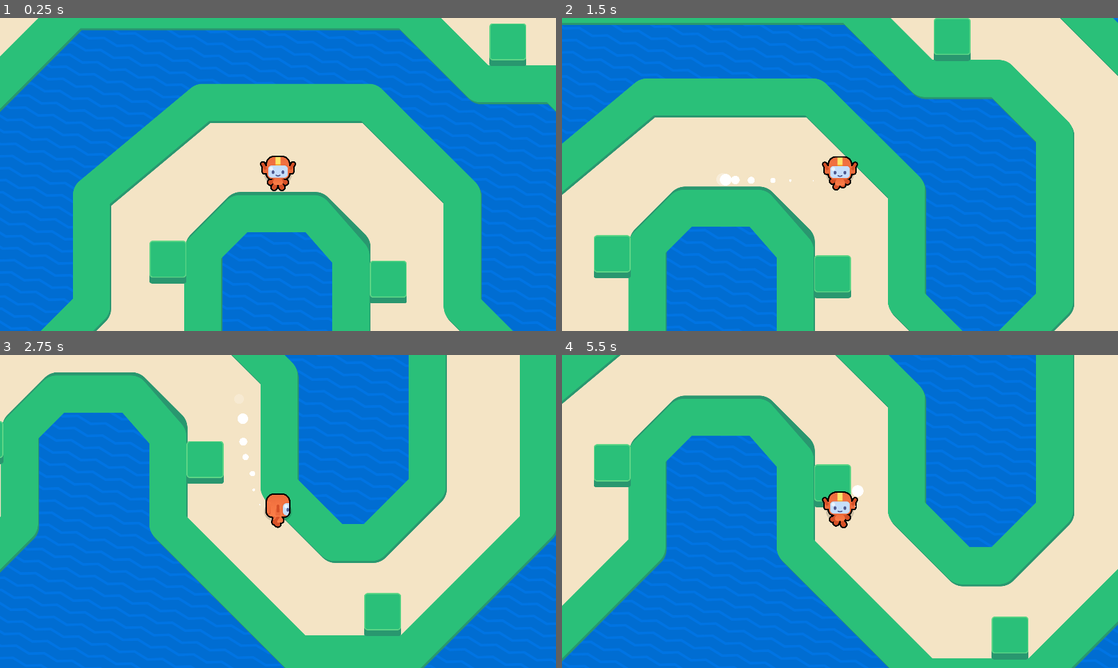
Above: before the commit, frames 1-4 (two rows, left to right).
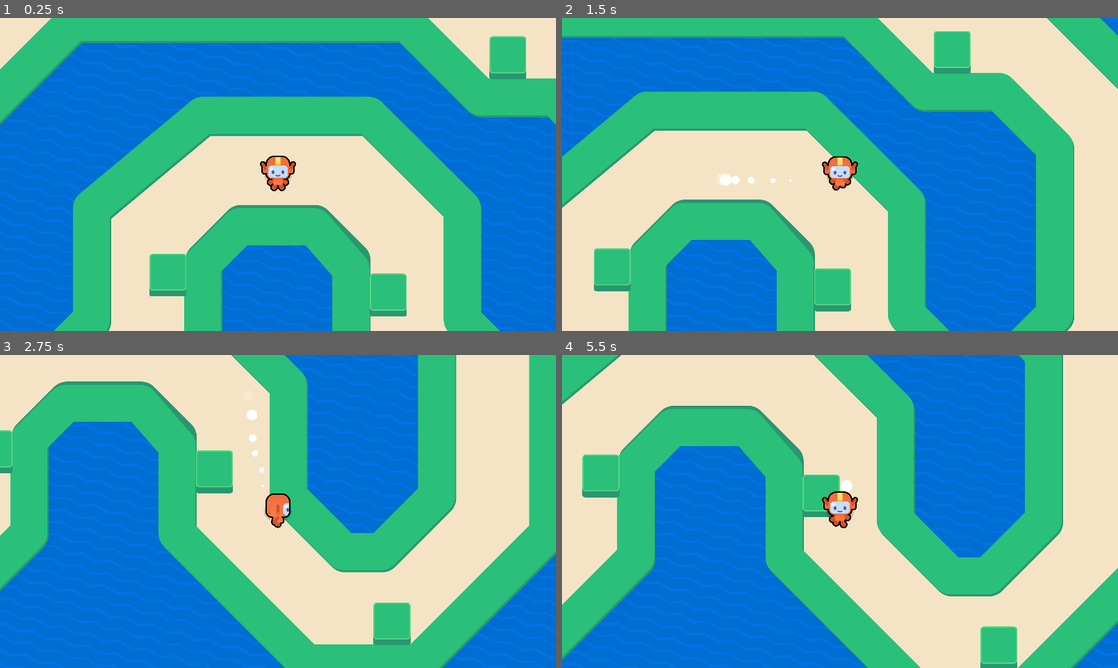
Above: after the commit, the same moments.

Repository: yangying-liu/2D-GameDev-Course-12-
Game: Godot game, scene res://lessons/game.tscn
Two runs of this game, one before a commit and one after it. Both use one fixed random seed, a clock stepped at 60 frames per second and the inputs below.
Inputs (mouse positions are in pixels of both pictures, inside the frame that each line leads up to):
- Up to frame 1 (0.25 s): no input
- Up to frame 2 (1.5 s): tap Enter at 0.5 s; move the mouse to (962, 158) at 0.52 s; hold Right (move_right) 0.53-1.28 s; tap Z at 0.6, 1.35 s; click (962, 158) at 0.67 s; tap Space at 0.77 s; move the mouse to (728, 190) at 1.27 s; hold Down (move_down) from 1.28 s (still down); click (728, 190) at 1.42 s
- Up to frame 3 (2.75 s): tap Space at 1.52 s; move the mouse to (333, 442) at 2.02 s; release Down (move_down) at 2.03 s; hold Right (move_right) from 2.03 s (still down); tap Z at 2.1 s; click (333, 442) at 2.17 s
- Up to frame 4 (5.5 s): move the mouse to (812, 574) at 2.77 s; release Right (move_right) at 2.78 s; hold Up (move_up) 2.78-3.53 s; tap Z every 0.75 s from 2.85 to 5.1 s; click (812, 574) at 2.92 s; tap Space at 3.02, 3.77, 4.52 s; move the mouse to (1006, 558) at 3.52 s; hold Left (move_left) 3.53-5.03 s; click (1006, 558) at 3.67 s; move the mouse to (673, 464) at 4.27 s; click (673, 464) at 4.42 s; move the mouse to (867, 511) at 5.02 s; hold Down (move_down) from 5.03 s (still down); click (867, 511) at 5.17 s

The runs differ from the first frame. In frame 1, 17% of the frame differs, in the area x 0-100%, y 0-100%; in frame 2, 17%; in frame 3, 15%; in frame 4, 17%.

Commit message:
L8 + P1 completed

Diff:
--- /dev/null
+++ b/learn-2d-gamedev-godot-4-0.13.0-macos/M09.top_down_movement_workbook/lessons/game.gd
@@ -0,0 +1,25 @@
+extends Node2D
+
+@onready var finish_line: FinishLine = %FinishLine
+
+func _ready() -> void:
+	finish_line.body_entered.connect(func (body: Node) -> void:
+		if body is not Runner:
+			return
+		var runner := body as Runner
+
+		runner.set_physics_process(false)
+		var destination_position := (
+			finish_line.global_position
+			+ Vector2(0, 64)
+		)
+
+		runner.walk_to(destination_position)
+		runner.walked_to.connect(
+			finish_line.pop_confettis
+		)
+	)
+
+	finish_line.confettis_finished.connect(
+		get_tree().reload_current_scene
+	)
--- a/learn-2d-gamedev-godot-4-0.13.0-macos/M09.top_down_movement_workbook/lessons/game.tscn
+++ b/learn-2d-gamedev-godot-4-0.13.0-macos/M09.top_down_movement_workbook/lessons/game.tscn
@@ -1,20 +1,29 @@
-[gd_scene load_steps=5 format=3 uid="uid://dxvcpjebfolu4"]
+[gd_scene load_steps=7 format=3 uid="uid://dxvcpjebfolu4"]
 
 [ext_resource type="PackedScene" uid="uid://dgrat4mgnal50" path="res://lessons/runner.tscn" id="1_facqx"]
 [ext_resource type="Texture2D" uid="uid://5vl7p0xb7nd8" path="res://assets/circuit_background.png" id="1_jbvxe"]
+[ext_resource type="Script" path="res://lessons/game.gd" id="1_qwg74"]
 [ext_resource type="PackedScene" uid="uid://upfn8bi5jgpw" path="res://lessons/simple_obstacle.tscn" id="2_rx6n3"]
 [ext_resource type="PackedScene" uid="uid://djx45qqndedwh" path="res://lessons/Circuit.tscn" id="4_yeixo"]
+[ext_resource type="PackedScene" uid="uid://xl56q8amb611" path="res://assets/finish_line/finish_line.tscn" id="5_nsspu"]
 
 [node name="Game" type="Node2D"]
 y_sort_enabled = true
+script = ExtResource("1_qwg74")
+
+[node name="Runner" parent="." instance=ExtResource("1_facqx")]
+position = Vector2(2, -60)
+
+[node name="FinishLine" parent="." instance=ExtResource("5_nsspu")]
+unique_name_in_owner = true
+position = Vector2(-1341, -173)
+area_width = 256
 
 [node name="CircuitBackground" type="Sprite2D" parent="."]
 z_index = -1
 position = Vector2(2, -25)
 texture = ExtResource("1_jbvxe")
-
-[node name="Runner" parent="." instance=ExtResource("1_facqx")]
-position = Vector2(2, -60)
+metadata/_edit_lock_ = true
 
 [node name="SimpleObstacle" parent="." instance=ExtResource("2_rx6n3")]
 position = Vector2(996, 749)
--- a/learn-2d-gamedev-godot-4-0.13.0-macos/M09.top_down_movement_workbook/lessons/runner.gd
+++ b/learn-2d-gamedev-godot-4-0.13.0-macos/M09.top_down_movement_workbook/lessons/runner.gd
@@ -1,4 +1,8 @@
+class_name Runner
+
 extends CharacterBody2D
+
+signal walked_to
 
 @export var max_speed := 600.0
 @export var acceleration := 1200.0
@@ -32,3 +36,18 @@
 		dust.emitting = true
 	else:
 		dust.emitting = false
+
+func walk_to(destination_global_position: Vector2) -> void:
+	var direction := global_position.direction_to(destination_global_position)
+	_runner_visual.angle = direction.orthogonal().angle()
+	_runner_visual.animation_name = RunnerVisual.Animations.WALK
+	dust.emitting = true
+	var distance := global_position.distance_to(destination_global_position)
+	var duration :=  distance / (max_speed * 0.2)
+	var tween := create_tween()
+	tween.tween_property(self, "global_position", destination_global_position, duration)
+	tween.finished.connect(func():
+		_runner_visual.animation_name = RunnerVisual.Animations.IDLE
+		dust.emitting = false
+		walked_to.emit()
+	)
--- a/learn-2d-gamedev-godot-4-0.13.0-macos/M09.top_down_movement_workbook/lessons/runner.tscn
+++ b/learn-2d-gamedev-godot-4-0.13.0-macos/M09.top_down_movement_workbook/lessons/runner.tscn
@@ -47,13 +47,15 @@
 
 [node name="Shadow" type="Sprite2D" parent="."]
 modulate = Color(0, 0, 0, 0.156863)
+position = Vector2(0, -58)
 texture = ExtResource("3_67qix")
 
 [node name="CollisionShape2D" type="CollisionShape2D" parent="."]
-position = Vector2(0, 40)
+position = Vector2(0, -18)
 shape = SubResource("CircleShape2D_a532u")
 
 [node name="Camera2D" type="Camera2D" parent="."]
+position = Vector2(0, -58)
 
 [node name="SubViewport" type="SubViewport" parent="."]
 transparent_bg = true
@@ -66,10 +68,11 @@
 
 [node name="Sprite2D" type="Sprite2D" parent="."]
 material = SubResource("ShaderMaterial_aosmk")
+position = Vector2(0, -58)
 texture = SubResource("ViewportTexture_304tx")
 
 [node name="Dust" type="GPUParticles2D" parent="."]
-position = Vector2(0, 40)
+position = Vector2(0, -18)
 emitting = false
 process_material = SubResource("ParticleProcessMaterial_l4q84")
 texture = ExtResource("5_3jbqn")
--- a/learn-2d-gamedev-godot-4-0.13.0-macos/M09.top_down_movement_workbook/practices/L8.P1.move_to_mouse/move_to_mouse.gd
+++ b/learn-2d-gamedev-godot-4-0.13.0-macos/M09.top_down_movement_workbook/practices/L8.P1.move_to_mouse/move_to_mouse.gd
@@ -14,10 +14,10 @@
 
 func walk_to(destination_global_position: Vector2) -> void:
 	# Calculate the distance and direction to the destination.
-	distance = 0.0
-	direction = Vector2()
+	distance = global_position.distance_to(destination_global_position) # distance = 0.0
+	direction = global_position.direction_to(destination_global_position) # direction = Vector2()
 	# Make sure to calculate the duration based on the distance to the target.
-	duration = 0
+	duration =  distance / max_speed # duration = 0
 
 	# This code ensures that if the player clicks quickly,
 	# the previous "walk to" animation is cancelled and cannot conflict
